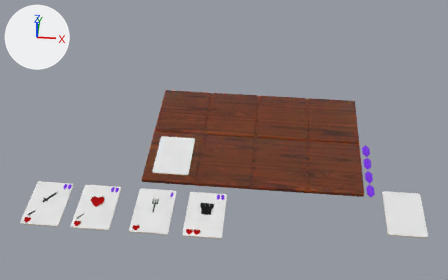
Renders of the Blender file blender/card-game.blend from each side of a commit.
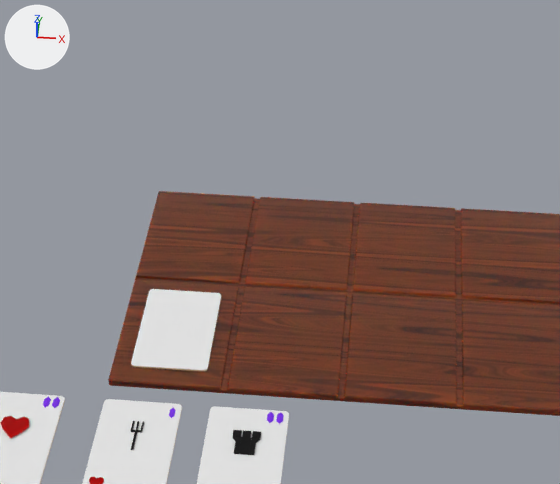
Each version appears first whole from a 50 mm lens placed at (0.7, -27.2, 24.5), pointed at (-1.9, 0.0, -0.2), and next in a close-up on the part from 20% to 79% of the width and 0% to 82% of the height. Every picture has the same lights, and +X, +Y and +Z are marked at upper left.

Objects in the first close-up: 'Board', 'Card', 'Card.001', 'Card.003', 'Card.005'.
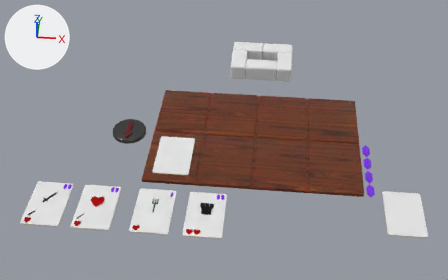
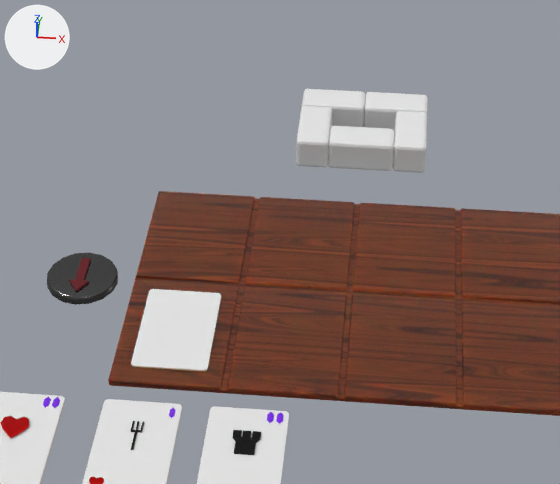
Commit message: feat: have opponent play cards

Where the change shows, as pixel boxes [x1, y1, x2, y2] in the close-ups (560 x 484 px):
'Cube.004', added: after [328, 126, 395, 171]
'Cylinder', added: after [47, 253, 118, 305]
'Cube.005', added: after [393, 111, 427, 173]
'Cube.007', added: after [296, 106, 333, 167]
'Cube.008', added: after [364, 92, 428, 132]
'Cube.009', added: after [302, 89, 366, 127]
'Cube.003', added: after [69, 258, 91, 292]

Patch to the scene script:
```diff
--- a/blender/card-game.blend.py
+++ b/blender/card-game.blend.py
@@ mat_material @@
+mat_material = principled_material('Material')
+mat_material.base_color = (0.124, 0.00664, 0.0111)  # dark red #63131b
+mat_material.roughness = 1.0
+mat_material.specular_ior_level = 0.627
@@ mat_dial_base @@
+mat_dial_base = principled_material('Dial Base')
+mat_dial_base.base_color = (0.113, 0.113, 0.113)  # dark grey #5e5e5e
+mat_dial_base.metallic = 1.0
+mat_dial_base.roughness = 0.205
@@ me_cube_007 @@
+me_cube_007.from_pydata(...)  # 56 vertices, 54 faces; spans x 0.0..2.0, y 0.0..1.0, z 0.0..1.0
@@ me_cube_006 @@
+me_cube_006.from_pydata(...)  # 28 vertices, 23 faces; spans x -0.282..0.282, y -0.775..0.624, z 0.253..0.331
+me_cube_006.materials.append(mat_material)  # dark red #63131b
@@ me_cylinder @@
+me_cylinder.from_pydata(...)  # 80 vertices, 66 faces; spans x -1.0..1.0, y -1.0..1.0, z 0.0..0.25
+me_cylinder.polygons.foreach_set('use_smooth', [True] * 66)
+me_cylinder.materials.append(mat_dial_base)  # dark grey #5e5e5e
@@ ob_cube_009 @@
+ob_cube_009 = bpy.data.objects.new('Cube.009', me_cube_007)
+ob_cube_009.location = (-2.0, 7.88, 0.0)
@@ ob_cube_008 @@
+ob_cube_008 = bpy.data.objects.new('Cube.008', me_cube_007)
+ob_cube_008.location = (0.0, 7.88, 0.0)
@@ ob_cube_007 @@
+ob_cube_007 = bpy.data.objects.new('Cube.007', me_cube_007)
+ob_cube_007.location = (-1.0, 5.88, 0.0)
+ob_cube_007.rotation_euler = (0.0, 0.0, 1.571)  # degrees (0, 0, 90)
@@ ob_cube_005 @@
+ob_cube_005 = bpy.data.objects.new('Cube.005', me_cube_007)
+ob_cube_005.location = (2.0, 5.88, 0.0)
+ob_cube_005.rotation_euler = (0.0, 0.0, 1.571)  # degrees (0, 0, 90)
@@ ob_cube_004 @@
+ob_cube_004 = bpy.data.objects.new('Cube.004', me_cube_007)
+ob_cube_004.location = (-1.0, 5.88, 0.0)
@@ ob_cube_003 @@
+ob_cube_003 = bpy.data.objects.new('Cube.003', me_cube_006)
+ob_cube_003.location = (-7.51, 0.0, 0.0)
@@ ob_cylinder @@
+ob_cylinder = bpy.data.objects.new('Cylinder', me_cylinder)
+ob_cylinder.location = (-7.51, 0.0, 0.0)
```
